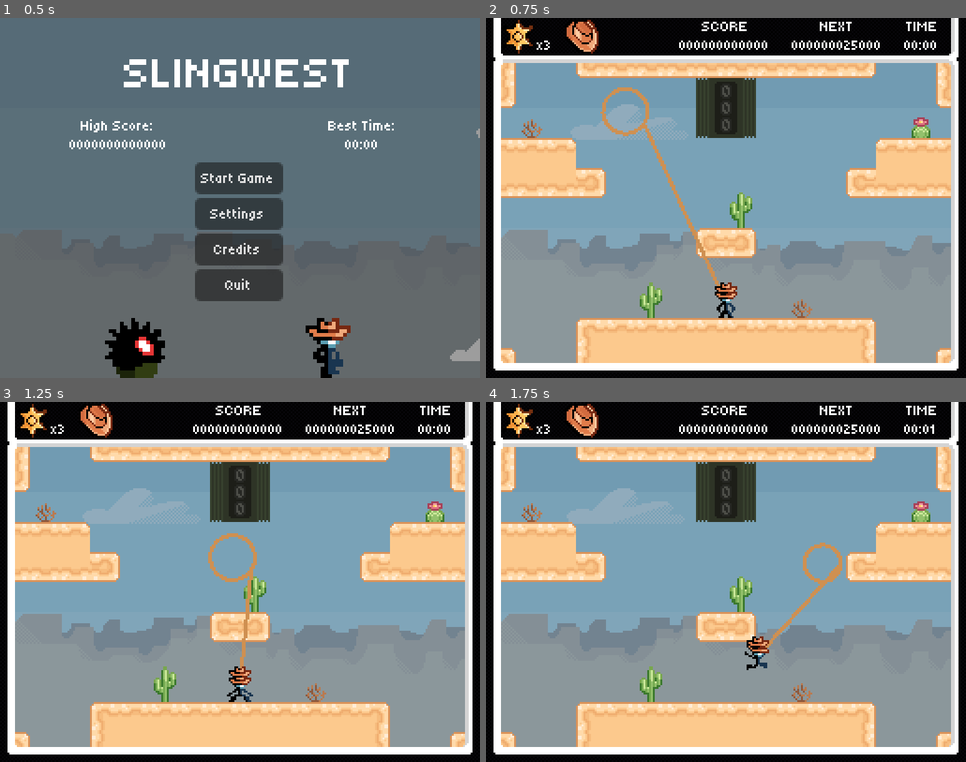
Above: before the commit, frames 1-4 (two rows, left to right).
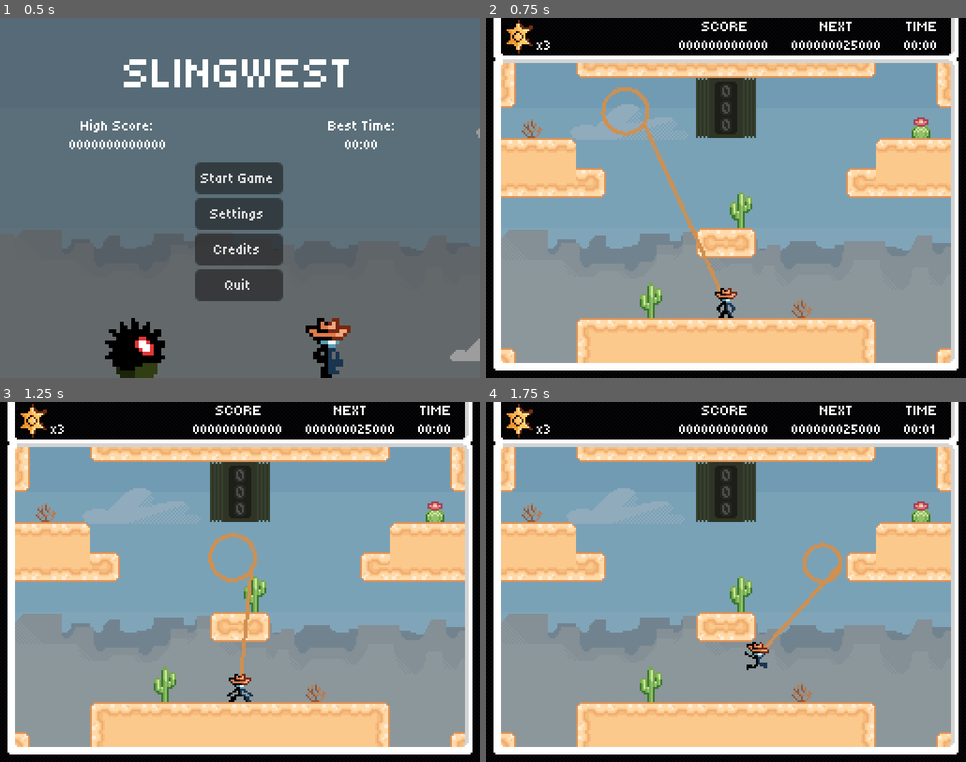
Above: after the commit, the same moments.

Repository: Jcodefox/GMTK-2025
Game: Godot game, scene res://scenes/topscenes/title_topscene.tscn
Two runs of this game, one before a commit and one after it. Both use one fixed random seed, a clock stepped at 60 frames per second and the inputs below.
Inputs (mouse positions are in pixels of both pictures, inside the frame that each line leads up to):
- Up to frame 1 (0.5 s): no input
- Up to frame 2 (0.75 s): click "Start Game" at 0.5 s
- Up to frame 3 (1.25 s): no input
- Up to frame 4 (1.75 s): move the mouse to (831, 564) at 1.27 s; hold D (move_right) from 1.28 s (still down); hold Shift (lasso_bind) from 1.28 s (still down); tap Space (move_jump) at 1.52 s

Frame 1 is identical in both runs. In frame 2, 0.5% of the frame differs, in the area x 16-53%, y 0-77%; in frame 3, 0.5%; in frame 4, 0.5%.

Commit message:
Make hat 2 dissapear after falling out of world

Diff:
--- a/scripts/prefabs/player_v2.gd
+++ b/scripts/prefabs/player_v2.gd
@@ -26,7 +26,7 @@
 
 var i_frame_time: float = 0
 
-var extra_health: int = 1
+var extra_health: int = 0
 
 var max_extra_jumps: int = 0
 var extra_jumps_left: int = 0
@@ -68,6 +68,9 @@
 		hat_two_position += hat_two_velocity * delta
 		hat_two_velocity.y += default_gravity * delta
 		$Hat2.global_position = hat_two_position
+		if $Hat2.global_position.y > 300:
+			$Hat2.visible = false
+			hat_two_velocity = Vector2.ZERO
 	else:
 		$Hat2.global_position = Globals.convert_to_visible_pos(global_position) + hat_two_offset
 	if dead:
Not shown: 1 places in scenes/topscenes/gameplay_topscene.tscn that only renumber resources
